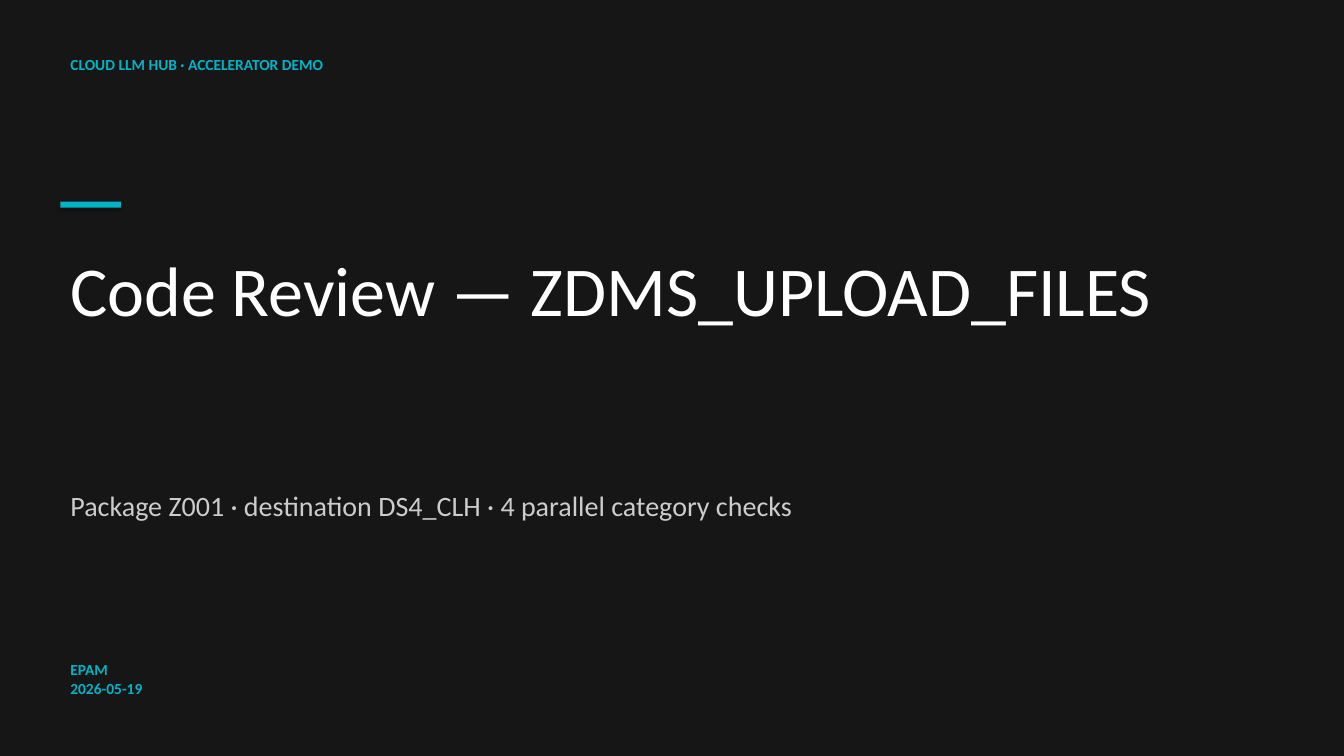
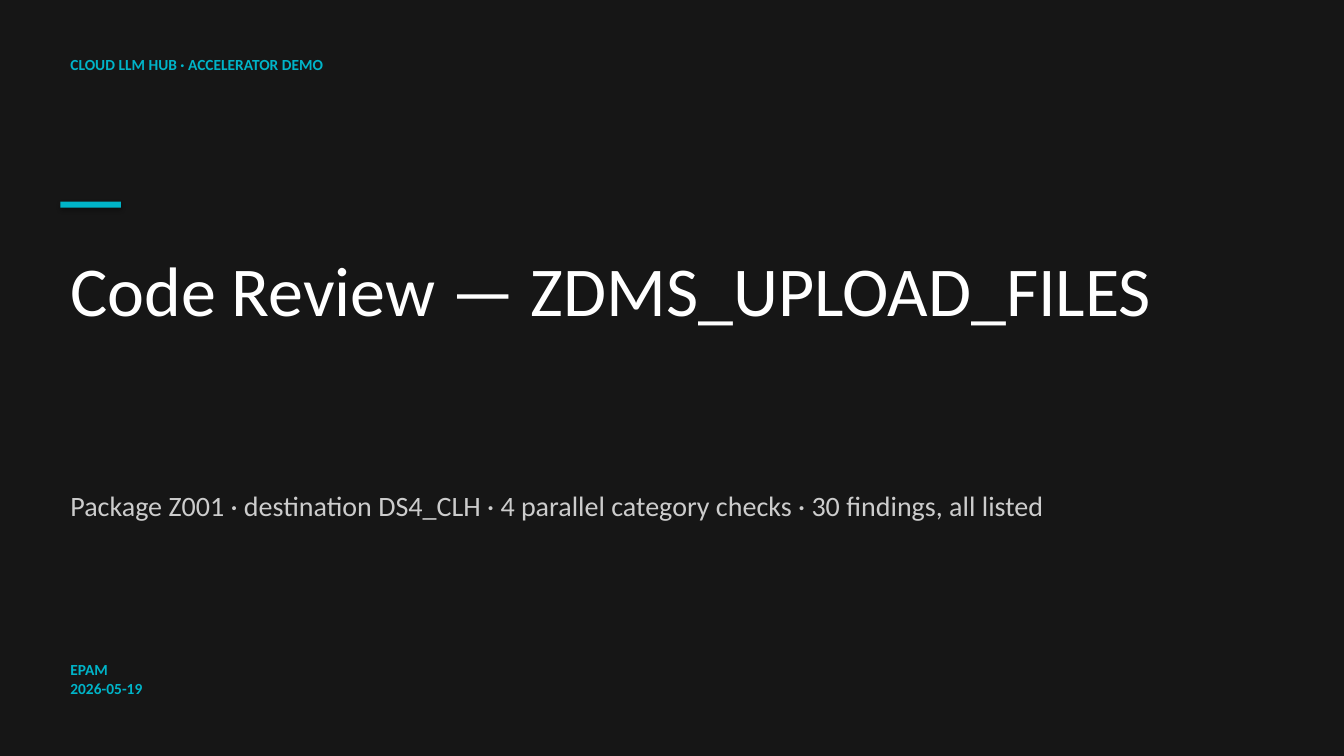
Before and after one commit to fr0ster/cloud-llm-hub, a slide deck: slide 1 of docs/tutorials/code-review/examples/ZDMS_UPLOAD_FILES/report.pptx. Drawn at 1344x756 pixels with LibreOffice and Linux fonts; fonts in the diff are those of the drawing. Boxes give left, top, right and bottom in pixels: in the first picture for what was removed or moved away, otherwise in the second. Text is boxed around its words. In the diff, an @@ line names an element or a change of style, - is before the commit and + after.

```diff
--- a/docs/tutorials/code-review/examples/ZDMS_UPLOAD_FILES/report.pptx
+++ b/docs/tutorials/code-review/examples/ZDMS_UPLOAD_FILES/report.pptx
@@ text at [70,496,1043,521]: text changed @@
-Package Z001 · destination DS4_CLH · 4 parallel category checks
+Package Z001 · destination DS4_CLH · 4 parallel category checks · 30 findings, all listed
```
Also in this commit, not shown: 4 other slides changed, 2 slides added, 3 slides removed, 9 other files.
